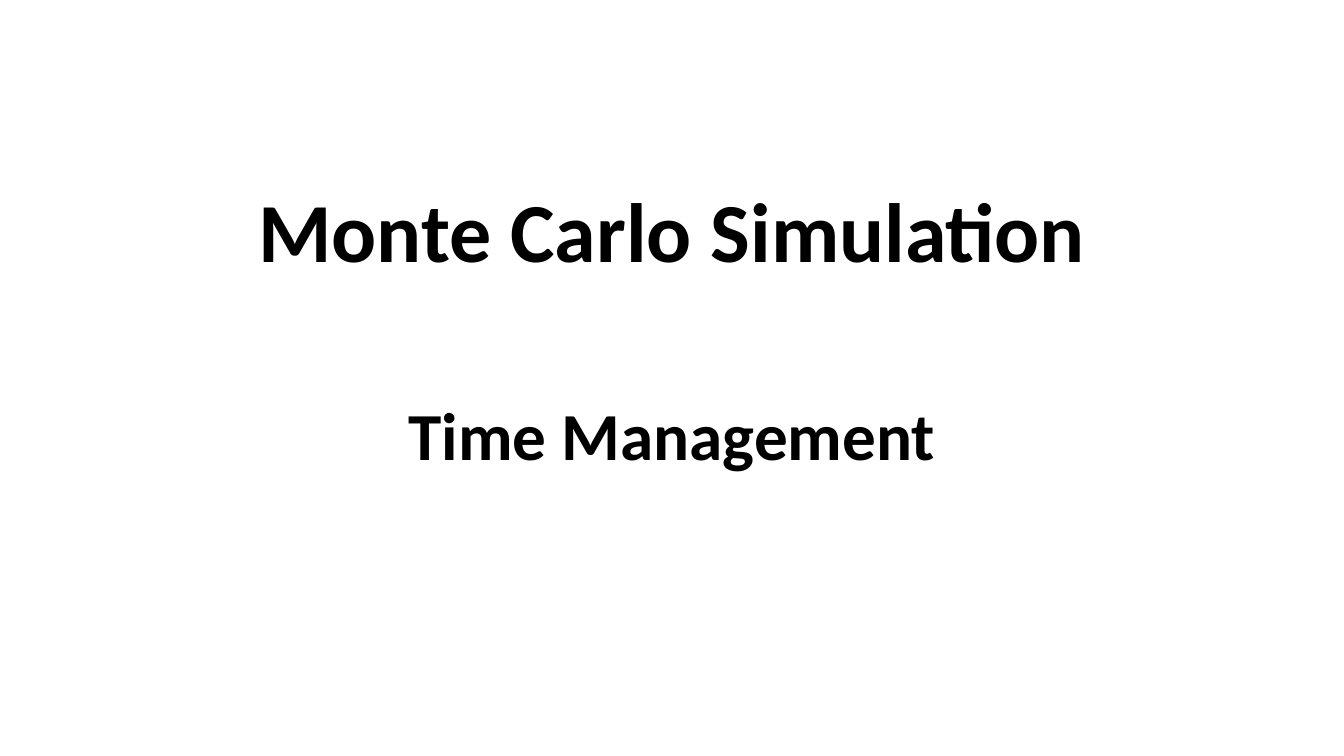
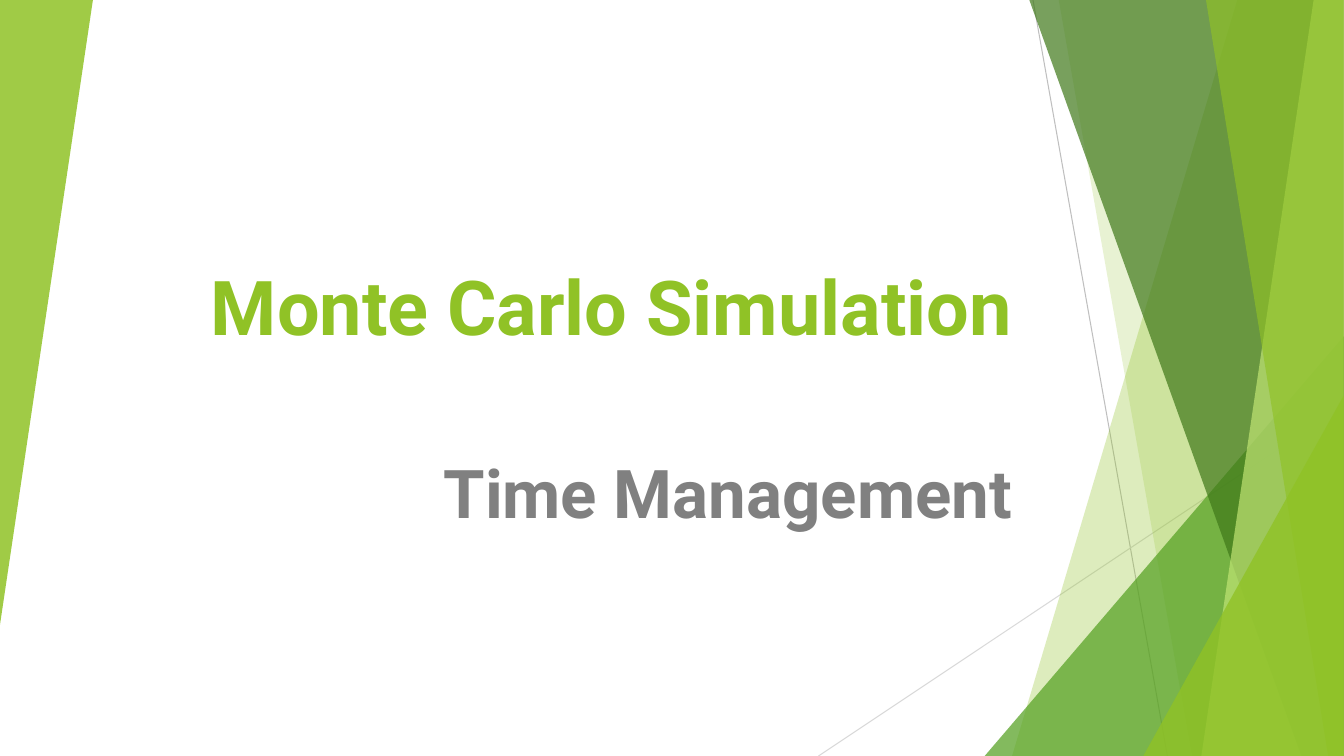
Before and after one commit to TeemosCode/Final-project, a slide deck: slide 1 of Monte Carlo Simulation.pptx. Drawn at 1344x756 pixels with LibreOffice and Linux fonts; fonts in the diff are those of the drawing. Boxes give left, top, right and bottom in pixels: in the first picture for what was removed or moved away, otherwise in the second. Text is boxed around its words. In the diff, an @@ line names an element or a change of style, - is before the commit and + after.

Commit message:
Final Presentation

```diff
--- a/Monte Carlo Simulation.pptx
+++ b/Monte Carlo Simulation.pptx
@@ group added at [0,0,1344,756]: 5 freeform shapes, 3 triangles, 2 lines @@
@@ title "Monte Carlo Simulation": place and size @@
-title "Monte Carlo Simulation" at [258,203,1085,263]
+title "Monte Carlo Simulation" at [211,278,1011,336]
@@ title "Monte Carlo Simulation" at [211,278,1011,336]: size 60 to 54 pt, font Calibri to Roboto, text colour #000000 to #90C226; alignment centre to right; line spacing 0.9 to 1 @@
@@ subtitle "Time Management": place and size @@
-subtitle "Time Management" at [409,413,935,472]
+subtitle "Time Management" at [444,468,1012,532]
@@ subtitle "Time Management" at [444,468,1012,532]: font Calibri to Roboto, text colour #000000 to #808080; alignment centre to right; line spacing 0.9 to 1 @@
```
Also in this commit, not shown: 5 other slides changed, 1 slide added, 1 slide removed.
